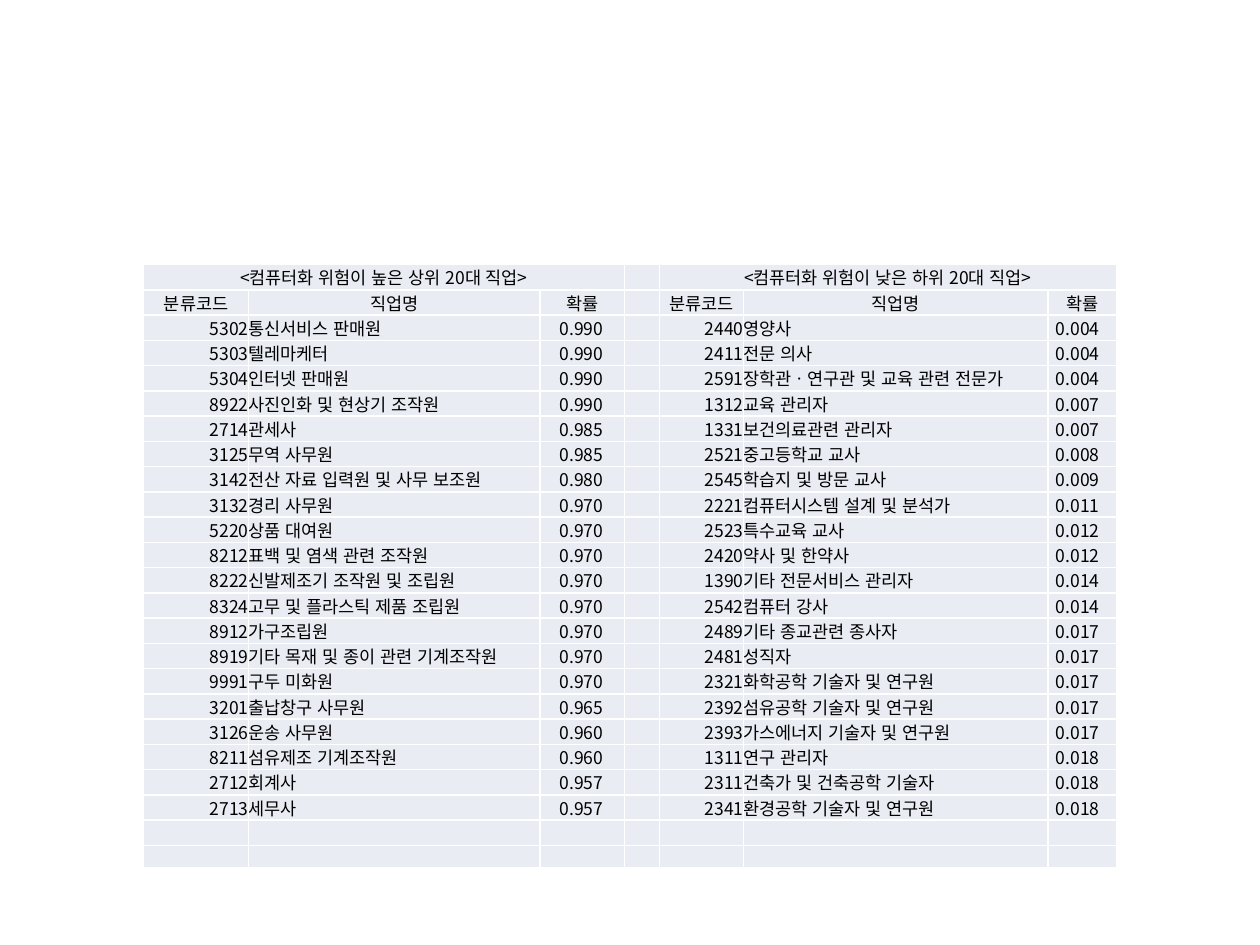
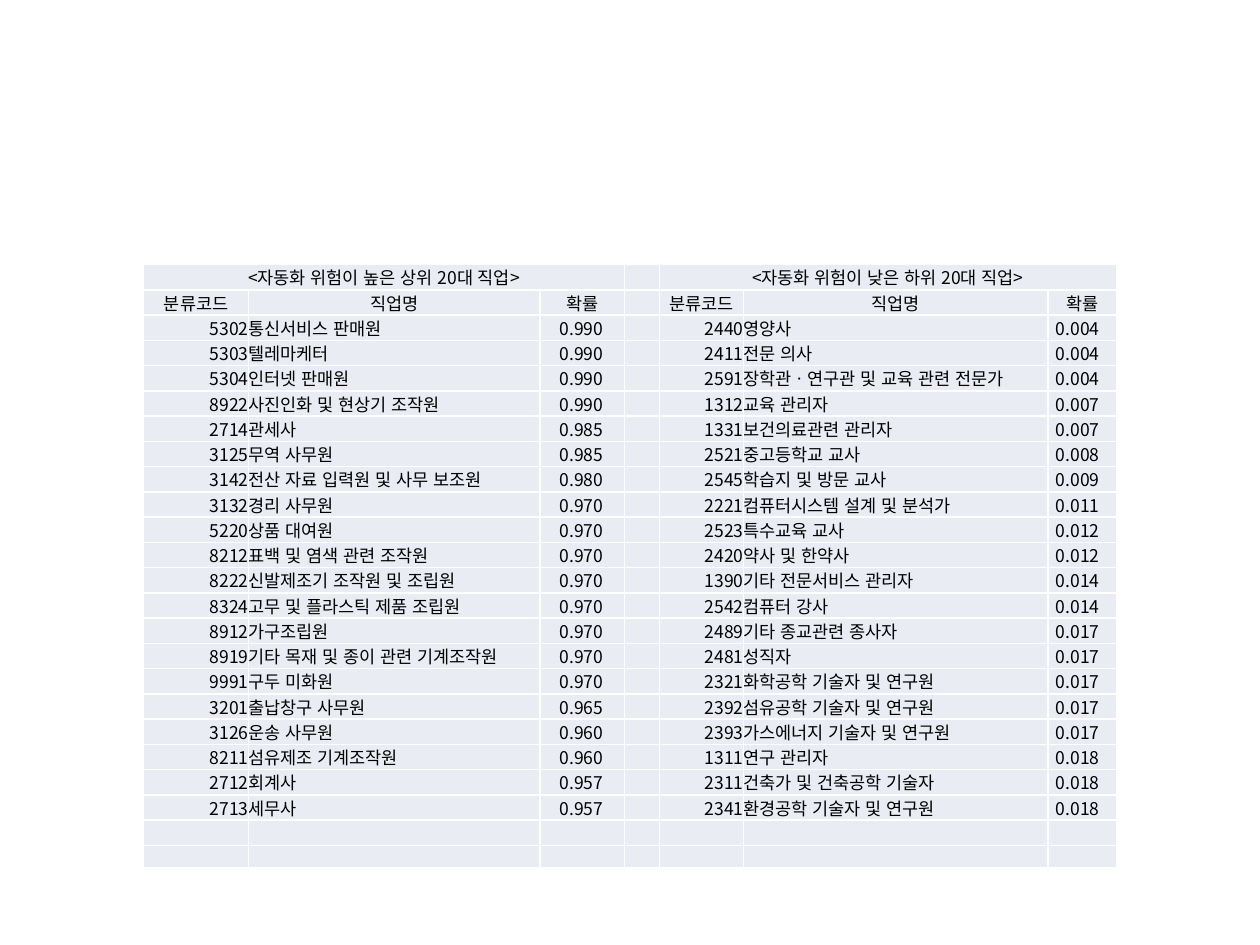
Before and after one commit to externalbrainlab/externalbrainlab.github.io, a slide deck: slide 4 of ppt/차트.pptx (slide 17 before the commit). Drawn at 1260x945 pixels with LibreOffice and Linux fonts; fonts in the diff are those of the drawing. Boxes give left, top, right and bottom in pixels: in the first picture for what was removed or moved away, otherwise in the second. Text is boxed around its words. In the diff, an @@ line names an element or a change of style, - is before the commit and + after.

```diff
--- a/ppt/차트.pptx
+++ b/ppt/차트.pptx
@@ table at (144, 265, 1116, 821) @@
-row 1, column 1: <컴퓨터화 위험이 높은 상위 20대 직업>
+row 1, column 1: <자동화 위험이 높은 상위 20대 직업>
-row 1, column 5: <컴퓨터화 위험이 낮은 하위 20대 직업>
+row 1, column 5: <자동화 위험이 낮은 하위 20대 직업>
```
Also in this commit, not shown: 3 other slides changed, 1 slide added, 2 slides removed, 1 other file.
